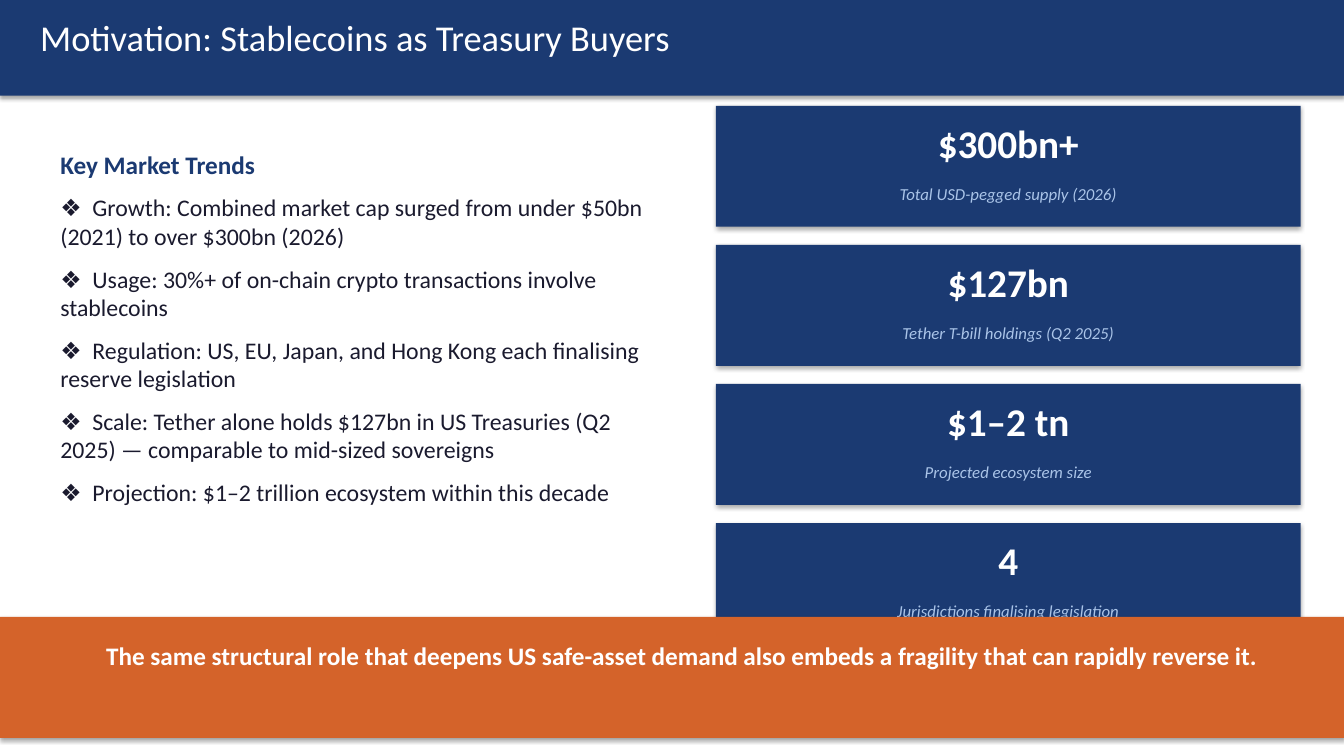
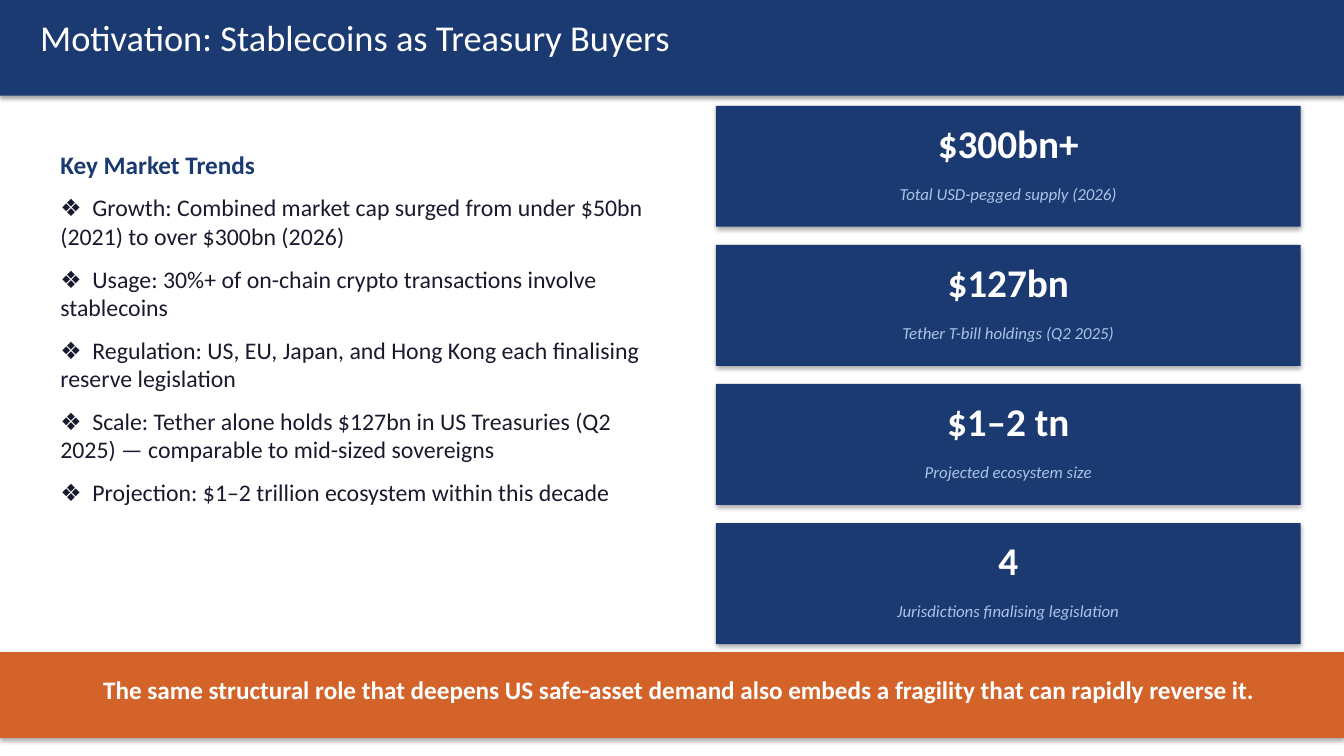
Before and after one commit to kimmireu0921/Stablecoins-and-the-Exorbitant-Privilege, a slide deck: slide 3 of 0512_Stablecoins_Presentation.pptx. Drawn at 1344x756 pixels with LibreOffice and Linux fonts; fonts in the diff are those of the drawing. Boxes give left, top, right and bottom in pixels: in the first picture for what was removed or moved away, otherwise in the second. Text is boxed around its words. In the diff, an @@ line names an element or a change of style, - is before the commit and + after.

Commit message:
Updated Slides

```diff
--- a/0512_Stablecoins_Presentation.pptx
+++ b/0512_Stablecoins_Presentation.pptx
@@ rectangle: place and size @@
-rectangle at (0,617,1344,738)
+rectangle at (0,652,1344,738)
@@ text "The same structural role that ...": place and size @@
-text "The same structural role that ..." at (106,647,1257,670)
+text "The same structural role that ..." at (103,681,1254,704)
```
Also in this commit, not shown: 1 other slide changed.
